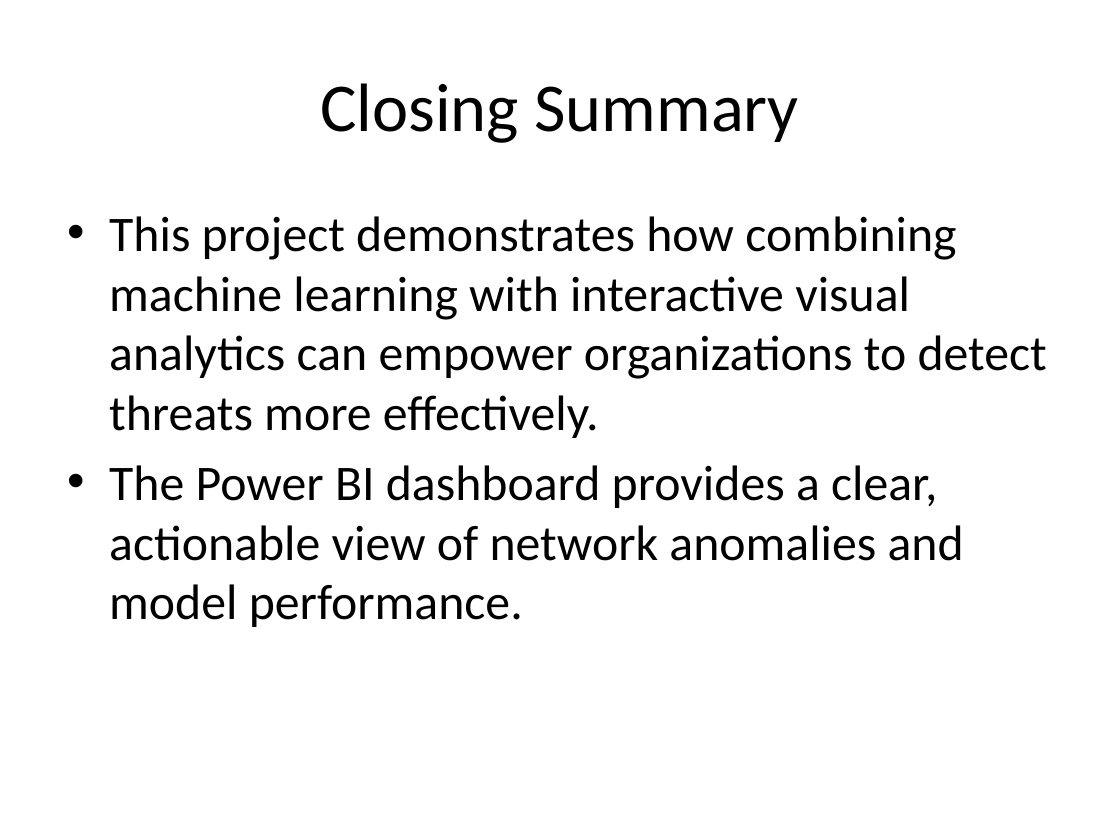
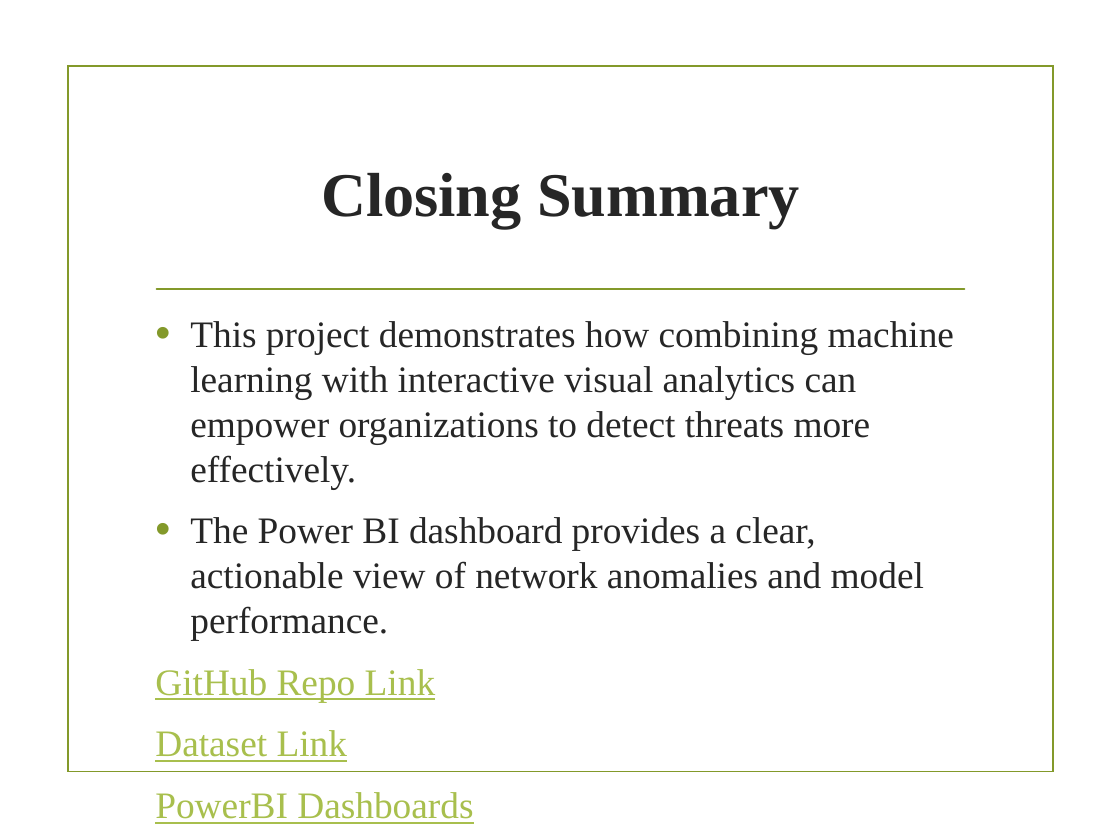
Before and after one commit to Serge731/CyberSecurityBigDataAnalytics, a slide deck: slide 12 of Cybersecurity_Capstone_Presentation.pptx. Drawn at 1120x840 pixels with LibreOffice and Linux fonts; fonts in the diff are those of the drawing; background and template pictures are left out. Boxes give left, top, right and bottom in pixels: in the first picture for what was removed or moved away, otherwise in the second. Text is boxed around its words. In the diff, an @@ line names an element or a change of style, - is before the commit and + after.

```diff
--- a/Cybersecurity_Capstone_Presentation.pptx
+++ b/Cybersecurity_Capstone_Presentation.pptx
@@ rectangle added at [68, 66, 1053, 772], outline #83992A 1.25 pt @@
@@ title "Closing Summary": place and size @@
-title "Closing Summary" at [320, 83, 798, 143]
+title "Closing Summary" at [321, 173, 799, 228]
@@ title "Closing Summary" at [321, 173, 799, 228]: size 44 to 40 pt, font Calibri to Times New Roman, text colour #000000 to #262626, bold on @@
@@ line added from (157, 289) to (964, 289), #83992A 1.25 pt @@
@@ text "This project demonstrates how combining ...": place and size @@
-text "This project demonstrates how combining ..." at [109, 216, 1047, 627]
+text "This project demonstrates how combining ..." at [155, 321, 954, 702]
@@ text at [190, 321, 954, 640]: size 32 to 24 pt, font Calibri to Times New Roman, text colour #000000 to #262626 in "This project demonstrates how combining machine learning ...", "The Power BI dashboard provides a clear, ..."; indent changed; more space between paragraphs @@
@@ text at [155, 669, 435, 702]: paragraphs added @@
+GitHub Repo Link
+Dataset Link
+PowerBI Dashboards
```
Also in this commit, not shown: 11 other slides changed, 1 slide added.
